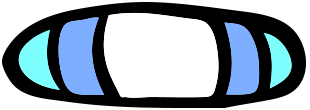
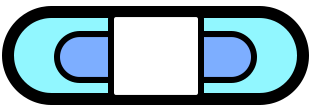
Layers edited between the first and the second 310×110 image:
added layer "Rectangle 2" above "Rectangle 1" over [108, 12, 204, 98]
added layer "Rectangle 1" (1st of 2) above "Rectangle 1" over [54, 31, 257, 83]
added layer "Rectangle 1" (2nd of 2) above "Vector Smart Object" over [2, 6, 309, 105]
hid "Vector Smart Object" over [2, 2, 306, 108]
